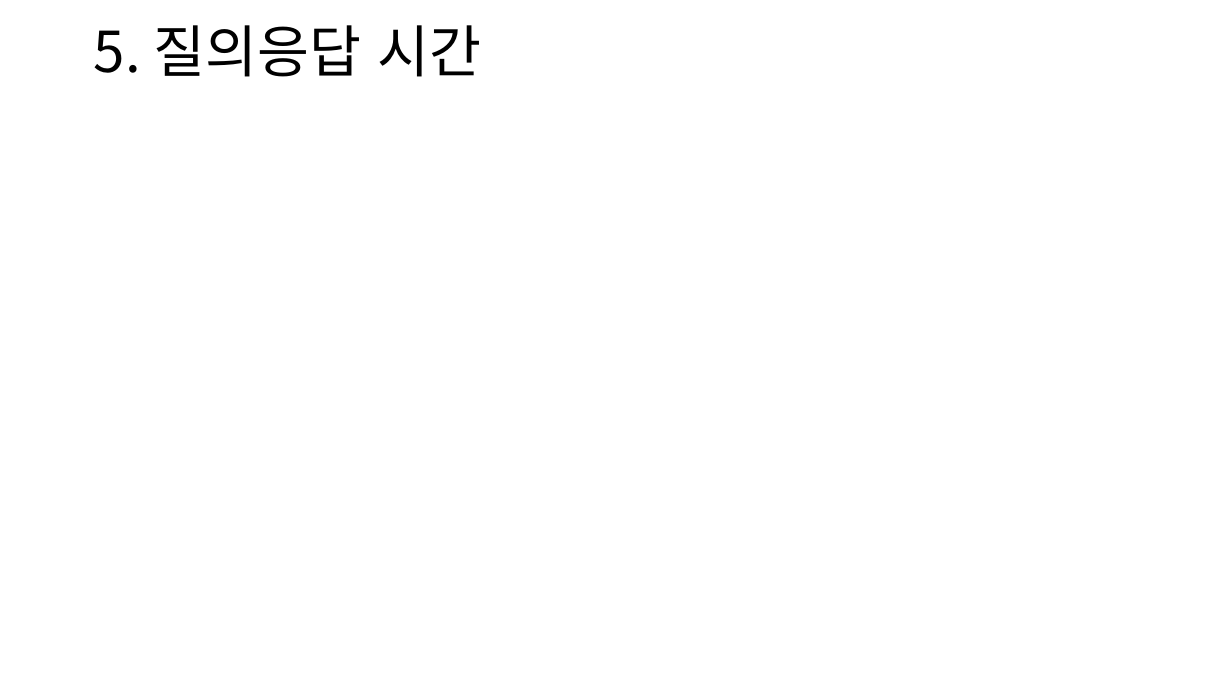
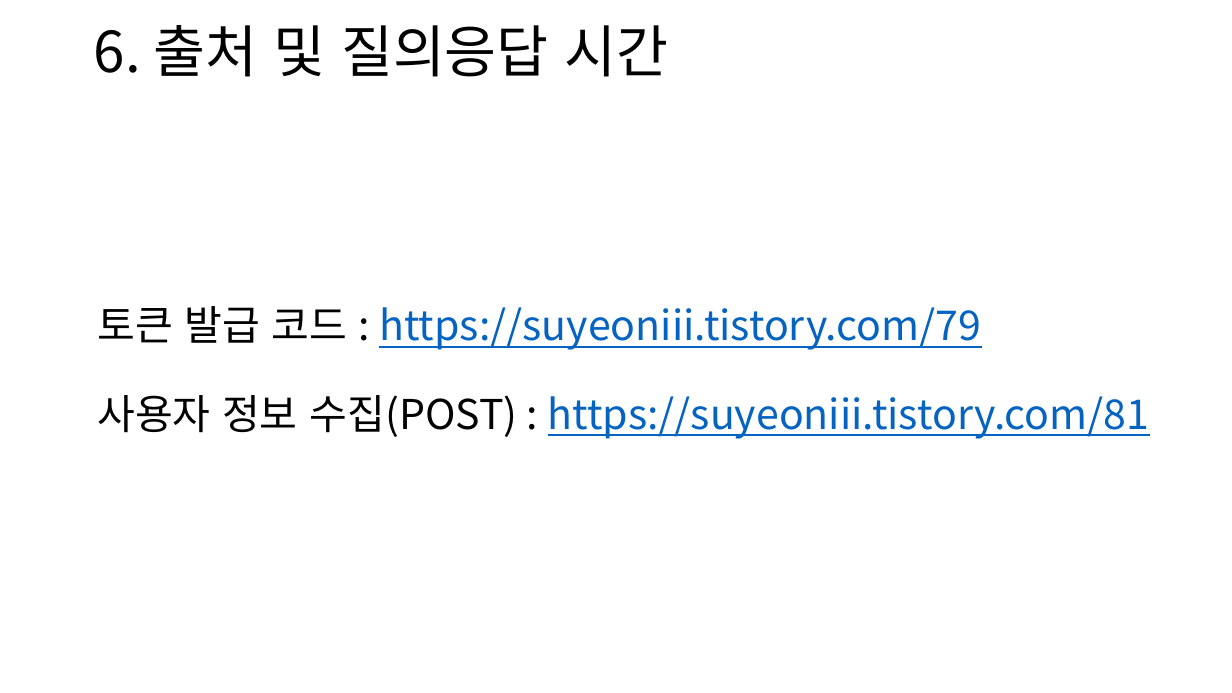
Before and after one commit to JHS3427/SocialLoginPresentation, a slide deck: slide 12 of 소셜 로그인 발표.pptx (slide 11 before the commit). Drawn at 1232x693 pixels with LibreOffice and Linux fonts; fonts in the diff are those of the drawing. Boxes give left, top, right and bottom in pixels: in the first picture for what was removed or moved away, otherwise in the second. Text is boxed around its words. In the diff, an @@ line names an element or a change of style, - is before the commit and + after.

```diff
--- a/소셜 로그인 발표.pptx
+++ b/소셜 로그인 발표.pptx
@@ text at box(94, 25, 669, 77): text changed @@
-5. 질의응답 시간
+6. 출처 및 질의응답 시간
@@ text added at box(97, 306, 1150, 439), 32 pt, text #0563C1, underline @@
+토큰 발급 코드 : https://suyeoniii.tistory.com/79
+사용자 정보 수집(POST) : https://suyeoniii.tistory.com/81
```
Also in this commit, not shown: 4 other slides changed, 1 slide added, 2 other files.
